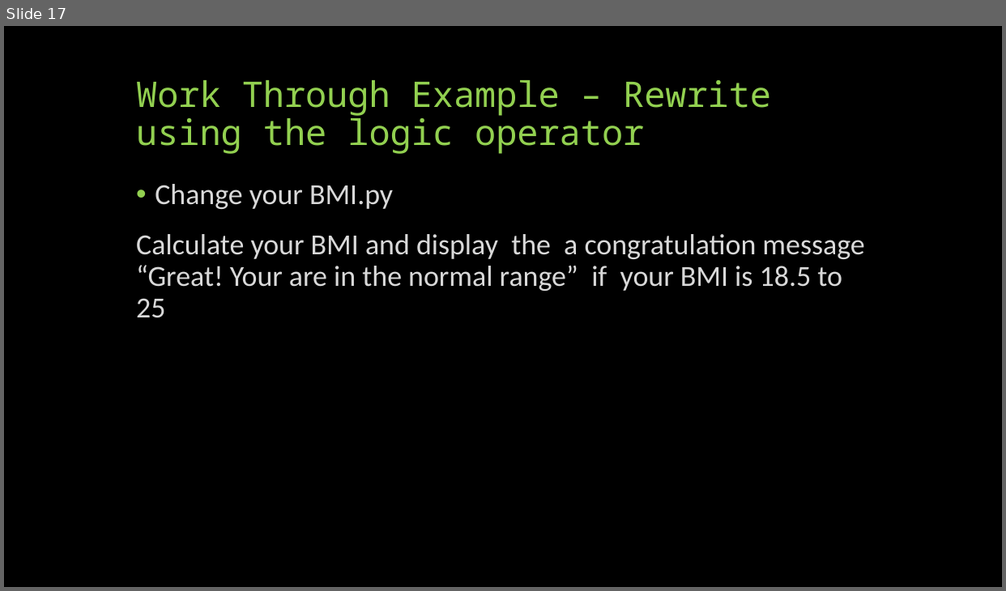
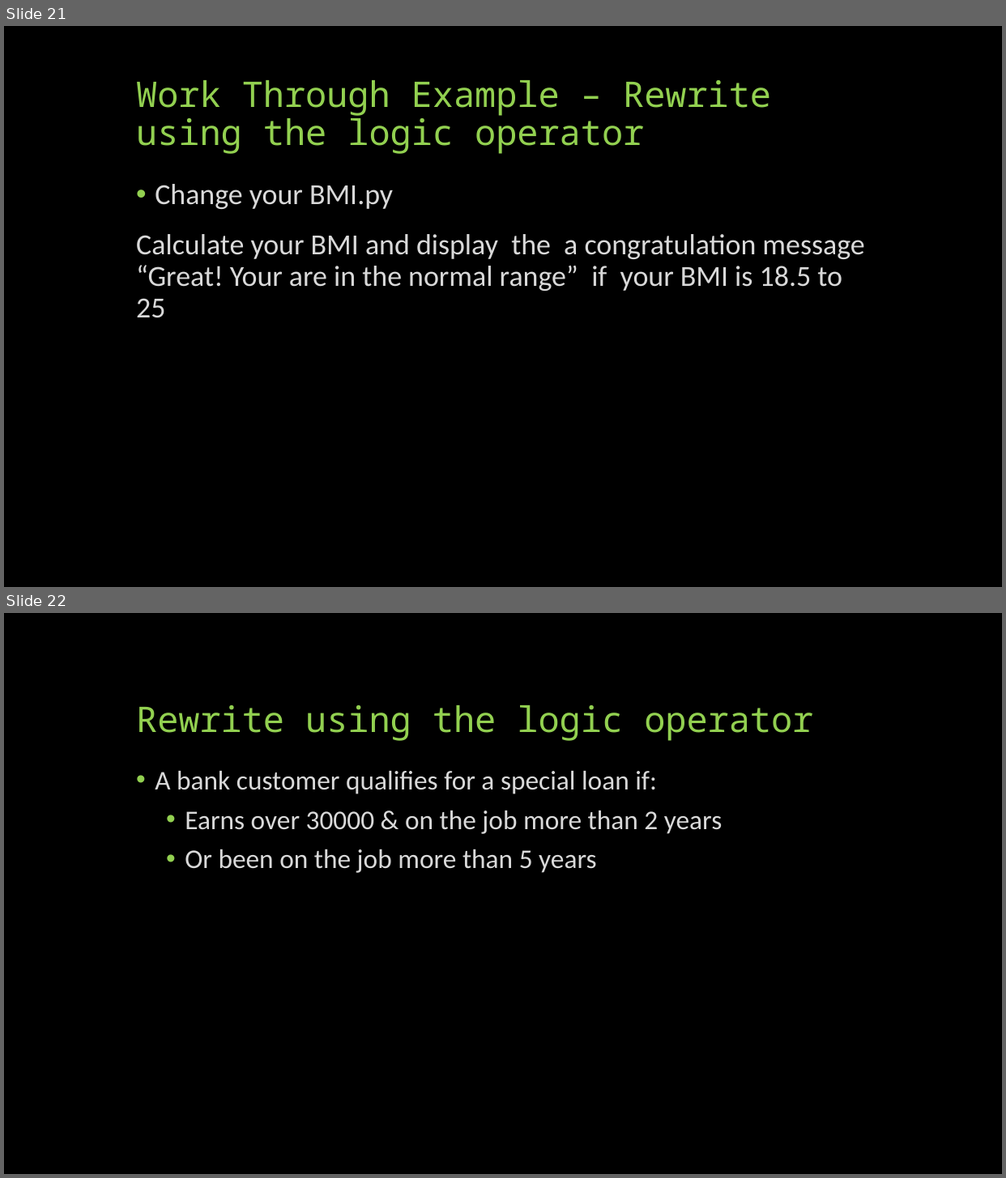
Before and after one commit to yilianz/CSCI125, a slide deck: LectureNotes/PythonControlStructure.pptx. Shown one above the other, each under a label of ours: slide 17 before the commit, slides 21 and 22 after it. The pictures are 1006x591 and 1006x1178 pixels, drawn with LibreOffice and Linux fonts; fonts in the diff are those of the drawing. Boxes give left, top, right and bottom in pixels: in the first picture for what was removed or moved away, otherwise in the second. Text is boxed around its words. In the diff, an @@ line names an element or a change of style, - is before the commit and + after.

```diff
--- a/LectureNotes/PythonControlStructure.pptx
+++ b/LectureNotes/PythonControlStructure.pptx
@@ slide 22 added at box(4, 613, 1002, 1174), background #000000 @@
@@ title added at box(136, 705, 813, 741), 34 pt, text #92D050 @@
+Rewrite using the logic operator
@@ text added at box(155, 771, 722, 873), 26 pt, text #D9D9D9 @@
+• A bank customer qualifies for a special loan if:
+  • Earns over 30000 & on the job more than 2 years
+  • Or been on the job more than 5 years
@@ what was slide 17 is now slide 21 @@
```
Also in this commit, not shown: 5 slides changed, 9 other slides added, 2 other files.
